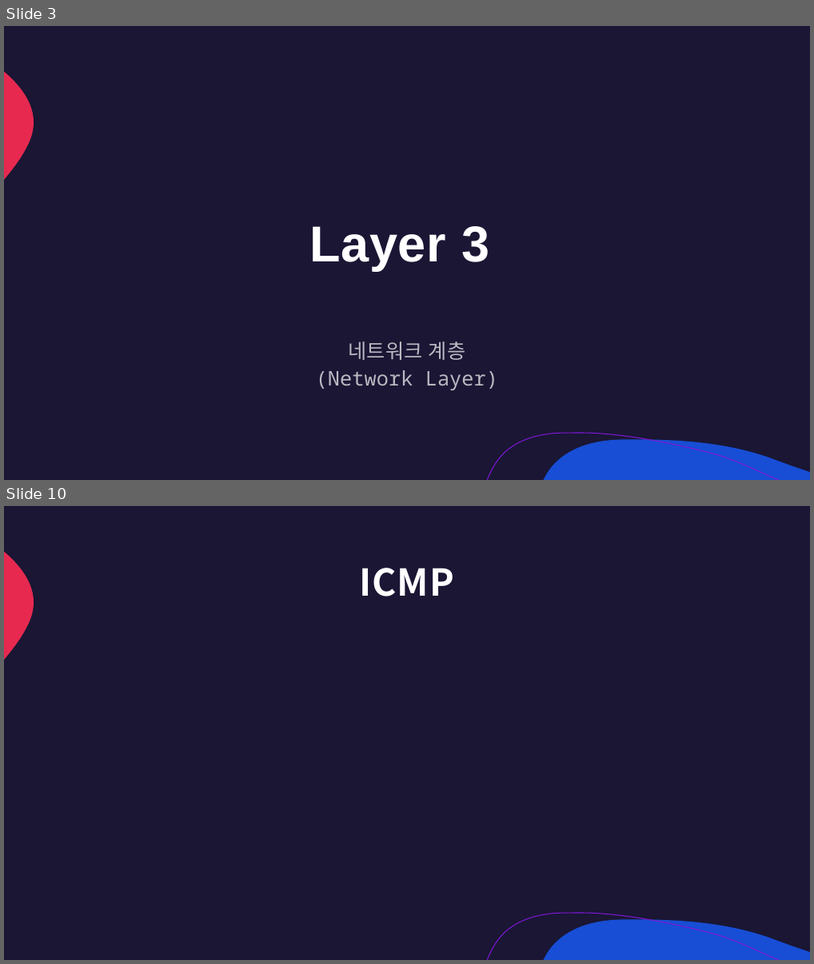
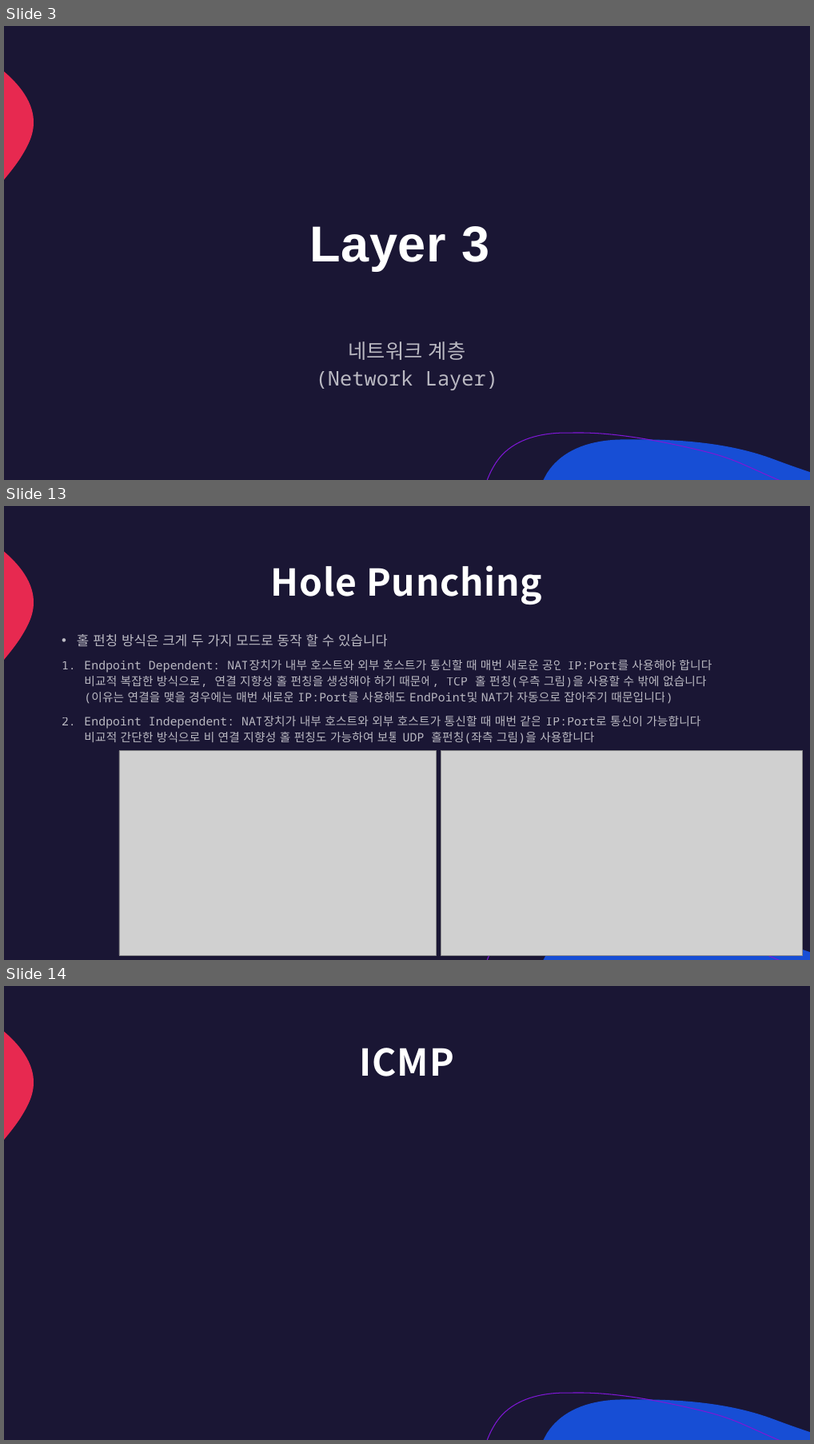
Before and after one commit to lumen4723/2024_network, a slide deck: 3.pptx. Shown one above the other, each under a label of ours: slides 3 and 10 before the commit, slides 3, 13 and 14 after it; the slides between them are not shown. The pictures are 814x964 and 814x1444 pixels, drawn with LibreOffice and Linux fonts; fonts in the diff are those of the drawing; grey boxes stand for pictures. Boxes give left, top, right and bottom in pixels: in the first picture for what was removed or moved away, otherwise in the second. Text is boxed around its words. In the diff, an @@ line names an element or a change of style, - is before the commit and + after.

```diff
--- a/3.pptx
+++ b/3.pptx
@@ slide 13 added at bbox=[4, 506, 810, 960], background #1A1634; not listed: 3 template elements that a slide beside it also shows @@
@@ title added at bbox=[271, 565, 542, 605], 44 pt, text #FFFFFF, bold @@
+Hole Punching
@@ text added at bbox=[77, 634, 712, 744], 14 pt, text #FFFFFF at 70% opacity @@
+• 홀 펀칭 방식은 크게 두 가지 모드로 동작 할 수 있습니다
+1. Endpoint Dependent: NAT장치가 내부 호스트와 외부 호스트가 통신할 때 매번 새로운 공인 IP:Port를 사용해야 합니다
+   비교적 복잡한 방식으로, 연결 지향성 홀 펀칭을 생성해야 하기 때문에, TCP 홀 펀칭(우측 그림)을 사용할 수 밖에 없습니다
+   (이유는 연결을 맺을 경우에는 매번 새로운 IP:Port를 사용해도 EndPoint및 NAT가 자동으로 잡아주기 때문입니다)
+2. Endpoint Independent: NAT장치가 내부 호스트와 외부 호스트가 통신할 때 매번 같은 IP:Port로 통신이 가능합니다
+   비교적 간단한 방식으로 비 연결 지향성 홀 펀칭도 가능하여 보통 UDP 홀펀칭(좌측 그림)을 사용합니다
@@ picture added at bbox=[119, 751, 436, 955] @@
@@ picture added at bbox=[442, 751, 803, 955] @@
@@ what was slide 10 is now slide 14 @@
```
Also in this commit, not shown: 1 slide changed, 8 other slides added, 5 slides removed.
